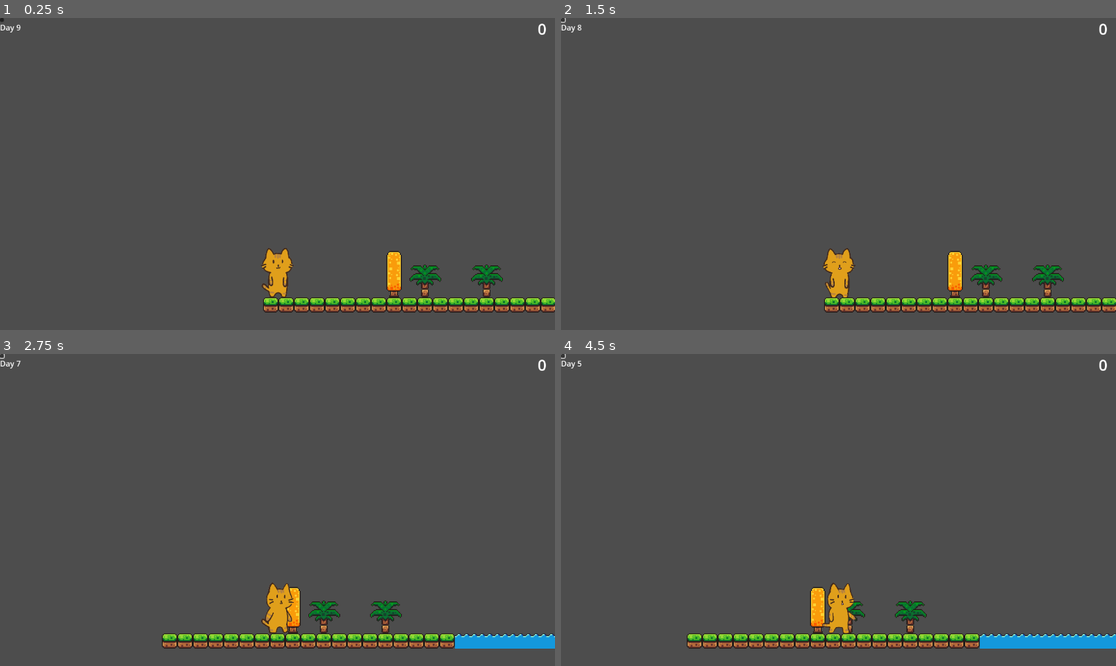
Above: before the commit, frames 1-4 (two rows, left to right).
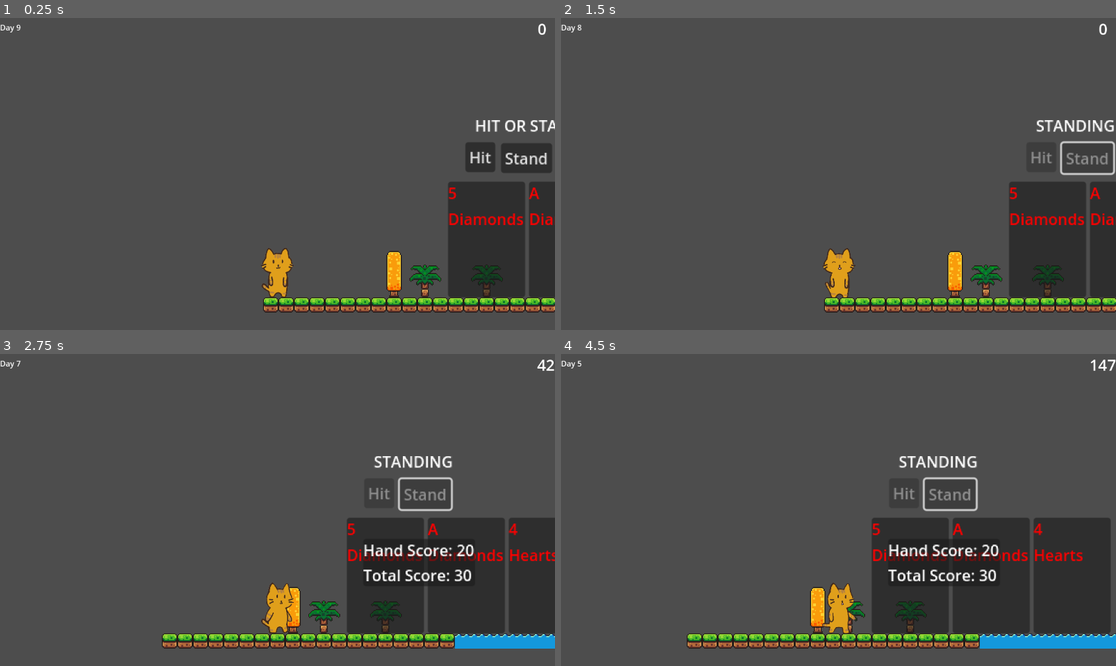
Above: after the commit, the same moments.

Repository: 3yaa/catfishing
Game: Godot game, scene res://scenes/game.tscn
Two runs of this game, one before a commit and one after it. Both use one fixed random seed, a clock stepped at 60 frames per second and the inputs below.
Inputs (mouse positions are in pixels of both pictures, inside the frame that each line leads up to; where the layout moved, square brackets give the same spot in the first picture):
- Up to frame 1 (0.25 s): no input
- Up to frame 2 (1.5 s): click (1043, 158) [561, 21] at 0.5 s; click (1088, 158) [561, 21] at 1.25 s
- Up to frame 3 (2.75 s): tap Enter (ui_accept) at 2, 2.27 s; hold Right (ui_right) from 2.03 s (still down)
- Up to frame 4 (4.5 s): tap Enter (ui_accept) at 3.02 s; release Right (ui_right) at 3.53 s; hold Left (ui_left) 3.53-4.28 s; hold Right (ui_right) from 4.28 s (still down)

The runs differ from the first frame. In frame 1, 8.3% of the frame differs, in the area x 0-100%, y 0-90%; in frame 2, 7.4%; in frame 3, 14%; in frame 4, 16%.
Error before the commit: Parse Error: Cannot use shorthand "get_node()" notation ("$") on a class that isn't a node. (res://scripts/minigame_ui.gd:1)

Commit message:
blacjack workin

Diff:
--- /dev/null
+++ b/scenes/card_display.tscn
@@ -0,0 +1,17 @@
+[gd_scene load_steps=2 format=3 uid="uid://hehbnnem2stc"]
+
+[ext_resource type="Script" uid="uid://c1xhor6pyrj8h" path="res://scripts/card_display.gd" id="1_nfdgj"]
+
+[node name="CardDisplay" type="PanelContainer"]
+offset_right = 40.0
+offset_bottom = 40.0
+script = ExtResource("1_nfdgj")
+
+[node name="VBoxContainer" type="VBoxContainer" parent="."]
+layout_mode = 2
+
+[node name="RankLabel" type="Label" parent="VBoxContainer"]
+layout_mode = 2
+
+[node name="SuitLabel" type="Label" parent="VBoxContainer"]
+layout_mode = 2
--- a/scenes/game.tscn
+++ b/scenes/game.tscn
@@ -9,8 +9,8 @@
 [ext_resource type="PackedScene" uid="uid://cwjnjn45by5b2" path="res://scenes/ui.tscn" id="6_p57ef"]
 [ext_resource type="Script" uid="uid://b2wgiegidtvun" path="res://scripts/clock.gd" id="7_u5sy4"]
 [ext_resource type="Script" uid="uid://bbqbc4aoy1sn8" path="res://scripts/ocean_area.gd" id="8_gee14"]
-[ext_resource type="Script" uid="uid://w8tkfa0u1tsp" path="res://scripts/minigame_manager.gd" id="10_kvpfn"]
-[ext_resource type="PackedScene" uid="uid://g6sbaco45ie1" path="res://scenes/minigame_ui.tscn" id="11_dinhu"]
+[ext_resource type="PackedScene" uid="uid://dtipbmymq13e1" path="res://scenes/minigame.tscn" id="10_dinhu"]
+[ext_resource type="PackedScene" uid="uid://hehbnnem2stc" path="res://scenes/card_display.tscn" id="13_trtic"]
 
 [sub_resource type="TileSetAtlasSource" id="TileSetAtlasSource_iywne"]
 texture = ExtResource("5_iywne")
@@ -226,7 +226,15 @@
 position = Vector2(166, -79)
 shape = SubResource("RectangleShape2D_u5sy4")
 
-[node name="MinigameManager" type="Node" parent="."]
-script = ExtResource("10_kvpfn")
-
-[node name="MinigameUI" parent="." instance=ExtResource("11_dinhu")]
+[node name="Minigame" parent="." instance=ExtResource("10_dinhu")]
+offset_left = 528.0
+offset_top = 200.0
+offset_right = 568.0
+offset_bottom = 240.0
+
+[node name="CardDisplay" parent="." instance=ExtResource("13_trtic")]
+visible = false
+offset_left = 413.0
+offset_top = 207.0
+offset_right = 453.0
+offset_bottom = 257.0
--- /dev/null
+++ b/scenes/minigame.tscn
@@ -0,0 +1,82 @@
+[gd_scene load_steps=3 format=3 uid="uid://dtipbmymq13e1"]
+
+[ext_resource type="Script" uid="uid://do84ogts0xyuy" path="res://scripts/minigame_game_controller.gd" id="1_hwsak"]
+[ext_resource type="Script" uid="uid://w8tkfa0u1tsp" path="res://scripts/minigame_manager.gd" id="2_0dp5x"]
+
+[node name="Minigame" type="Control"]
+layout_mode = 3
+anchors_preset = 0
+offset_right = 40.0
+offset_bottom = 40.0
+script = ExtResource("1_hwsak")
+
+[node name="MinigameManager" type="Node" parent="."]
+script = ExtResource("2_0dp5x")
+
+[node name="MinigameUI" type="Control" parent="."]
+anchors_preset = 0
+offset_right = 40.0
+offset_bottom = 40.0
+
+[node name="PlayerHandLabel" type="Label" parent="MinigameUI"]
+layout_mode = 0
+offset_right = 40.0
+offset_bottom = 23.0
+
+[node name="PlayerHand" type="HBoxContainer" parent="MinigameUI"]
+layout_mode = 0
+offset_right = 40.0
+offset_bottom = 40.0
+
+[node name="PlayerScoreLabel" type="Label" parent="MinigameUI"]
+layout_mode = 0
+offset_right = 40.0
+offset_bottom = 23.0
+
+[node name="DealerHandLabel" type="Label" parent="MinigameUI"]
+layout_mode = 0
+offset_right = 40.0
+offset_bottom = 23.0
+
+[node name="DealerHand" type="HBoxContainer" parent="MinigameUI"]
+layout_mode = 0
+offset_right = 40.0
+offset_bottom = 40.0
+
+[node name="DealerScoreLabel" type="Label" parent="MinigameUI"]
+layout_mode = 0
+offset_right = 40.0
+offset_bottom = 23.0
+
+[node name="StatusLabel" type="Label" parent="MinigameUI"]
+layout_mode = 0
+offset_left = 28.0
+offset_top = -70.0
+offset_right = 68.0
+offset_bottom = -47.0
+
+[node name="HitButton" type="Button" parent="MinigameUI"]
+layout_mode = 0
+offset_left = 18.0
+offset_top = -41.0
+offset_right = 49.0
+offset_bottom = -10.0
+text = "Hit"
+
+[node name="StandButton" type="Button" parent="MinigameUI"]
+layout_mode = 0
+offset_left = 55.0
+offset_top = -40.0
+offset_right = 108.0
+offset_bottom = -9.0
+text = "Stand"
+
+[node name="ResultPanel" type="PanelContainer" parent="MinigameUI"]
+layout_mode = 0
+offset_left = 17.0
+offset_top = 22.0
+offset_right = 57.0
+offset_bottom = 62.0
+
+[node name="ResultText" type="Label" parent="MinigameUI/ResultPanel"]
+layout_mode = 2
--- a/scenes/minigame_ui.tscn
+++ /dev/null
@@ -1,22 +0,0 @@
-[gd_scene load_steps=2 format=3 uid="uid://g6sbaco45ie1"]
-
-[ext_resource type="Script" uid="uid://ddwfxbxcqlq7" path="res://scripts/minigame_ui.gd" id="1_5cflc"]
-
-[node name="MinigameUI" type="CanvasLayer"]
-script = ExtResource("1_5cflc")
-
-[node name="Control" type="Control" parent="."]
-layout_mode = 3
-anchors_preset = 0
-offset_right = 40.0
-offset_bottom = 40.0
-
-[node name="HitButton" type="Button" parent="Control"]
-layout_mode = 0
-offset_right = 8.0
-offset_bottom = 8.0
-
-[node name="StandButton" type="Button" parent="Control"]
-layout_mode = 0
-offset_right = 8.0
-offset_bottom = 8.0
--- /dev/null
+++ b/scripts/card_display.gd
@@ -0,0 +1,20 @@
+extends PanelContainer
+
+@onready var rank_label = $VBoxContainer/RankLabel
+@onready var suit_label = $VBoxContainer/SuitLabel
+
+func _ready():
+	custom_minimum_size = Vector2(80, 120)
+
+func set_card(suit: String, rank: String):
+	rank_label.text = rank
+	suit_label.text = suit
+
+	var color = Color.WHITE
+	if suit in ["Hearts", "Diamonds"]:
+		color = Color.RED
+	else:
+		color = Color.BLACK
+
+	suit_label.add_theme_color_override("font_color", color)
+	rank_label.add_theme_color_override("font_color", color)
--- /dev/null
+++ b/scripts/minigame_game_controller.gd
@@ -0,0 +1,111 @@
+extends Node
+
+@onready var mg_manager = $MinigameManager
+@onready var hit_btn = $MinigameUI/HitButton
+@onready var stand_btn = $MinigameUI/StandButton
+@onready var minigame_ui = $MinigameUI
+@onready var player_hand_container = $MinigameUI/PlayerHand
+@onready var dealer_hand_container = $MinigameUI/DealerHand
+@onready var player_score_label = $MinigameUI/PlayerScoreLabel
+@onready var dealer_score_label = $MinigameUI/DealerScoreLabel
+@onready var status_label = $MinigameUI/StatusLabel
+@onready var result_panel = $MinigameUI/ResultPanel
+@onready var result_text = $MinigameUI/ResultPanel/ResultText
+
+var card_scene = preload("res://scenes/card_display.tscn")
+
+func _ready():
+	# hide ui start
+	minigame_ui.visible = false
+	result_panel.visible = false
+
+	# connect button signal
+	hit_btn.pressed.connect(_on_hit)
+	stand_btn.pressed.connect(_on_stand)
+
+	# connect game signal
+	mg_manager.cur_game_finished.connect(_on_game_finished)
+	mg_manager.caught_fish.connect(_on_caught_fish)
+	mg_manager.lost_fish.connect(_on_lost_fish)
+
+	# start game
+	mg_manager.new_game()
+	_start_game()
+
+func _start_game():
+	minigame_ui.visible = true
+	result_panel.visible = false
+	_clear_hand()
+	_enable_buttons()
+	_update_display()
+
+func _on_hit():
+	mg_manager.current_game.hit();
+	_update_display()
+	if mg_manager.current_game.is_finished():
+		_disable_buttons()
+		await get_tree().create_timer(0.5).timeout
+		mg_manager.finish_game()
+
+func _on_stand():
+	mg_manager.current_game.stand()
+	_update_display()
+	_disable_buttons()
+	await get_tree().create_timer(0.5).timeout
+	mg_manager.finish_game()
+
+func _on_game_finished(score: int, total_score: int):
+	var is_bust = mg_manager.current_game.is_bust
+	var bust_text = "    BUST" if is_bust else ""
+	result_text.text = "Hand Score: %d%s\nTotal Score: %d" % [score, bust_text, total_score]
+	result_panel.visible = true
+
+	await get_tree().create_timer(5).timeout
+	minigame_ui.visible = false
+	mg_manager.new_game()
+	_start_game()
+
+func _on_caught_fish():
+	print("CAUGHT FISH")
+	minigame_ui.visible = false
+	# add score and stuff
+
+func _on_lost_fish():
+	print("LOST FISH")
+	minigame_ui.visible = false
+	# :'(
+
+func _update_display():
+	_display_hand(mg_manager.current_game.hand, player_hand_container, player_score_label);
+	#
+	if mg_manager.current_game.is_bust:
+		status_label.text = "BUST"
+	elif mg_manager.current_game.is_standing:
+		status_label.text = "STANDING"
+	else:
+		status_label.text = "HIT OR STAND"
+
+func _display_hand(hand: Array, container: Container, score_label: Label):
+	# clear existing
+	for child in container.get_children():
+		child.queue_free()
+
+	# create card display
+	for card in hand:
+		var card_display = card_scene.instantiate()
+		container.add_child(card_display)
+		card_display.set_card(card.suit, card.rank)
+
+func _clear_hand():
+	for child in player_hand_container.get_children():
+		child.queue_free()
+	for child in dealer_hand_container.get_children():
+		child.queue_free()
+
+func _disable_buttons():
+	hit_btn.disabled = true
+	stand_btn.disabled = true
+
+func _enable_buttons():
+	hit_btn.disabled = false
+	stand_btn.disabled = false
--- a/scripts/minigame_manager.gd
+++ b/scripts/minigame_manager.gd
@@ -18,14 +18,13 @@
 
 func new_game():
 	# -- won
-	if player_score >= score_to_catch:
-		caught_fish.emit()
-		return
-	# -- lost
-	if cur_game_num >= max_game_num:
-		lost_fish.emit()
-		return
-
+	# if player_score >= score_to_catch:
+	# 	caught_fish.emit()
+	# 	return
+	# # -- lost
+	# if cur_game_num >= max_game_num:
+	# 	lost_fish.emit()
+	# 	return
 	# new hand
 	cur_game_num += 1
 	current_game = Blackjack.new()
--- a/scripts/player.gd
+++ b/scripts/player.gd
@@ -13,7 +13,7 @@
 @onready var animated_sprite = $AnimatedSprite2D
 
 func _ready():
-	var ui = get_node("/root/Game/UI")
+	var ui = get_node("/root/Game/WorldUI")
 	fish_caught.connect(ui.caught_fish)
 
 
Not shown, added: scripts/card_display.gd.uid
Not shown, added: scripts/minigame_game_controller.gd.uid
